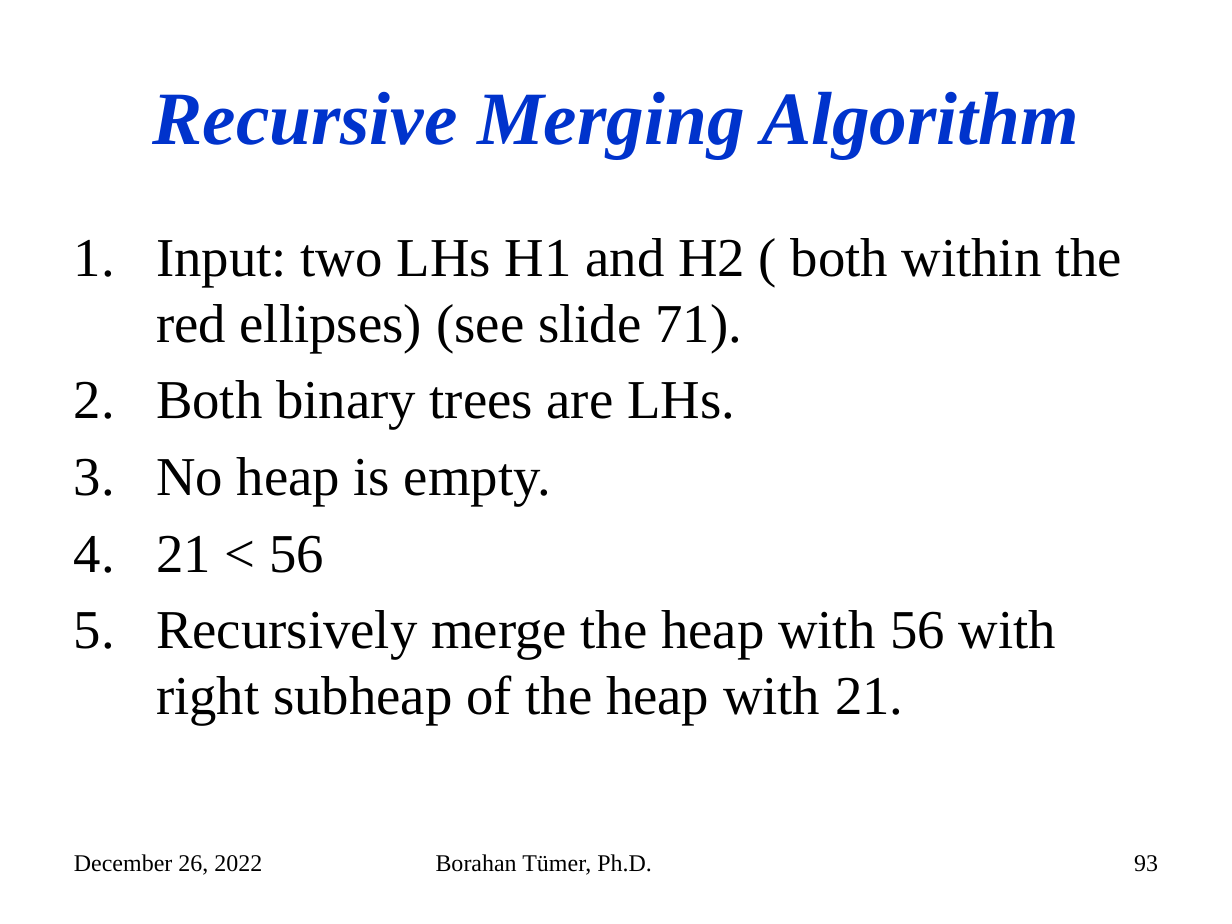
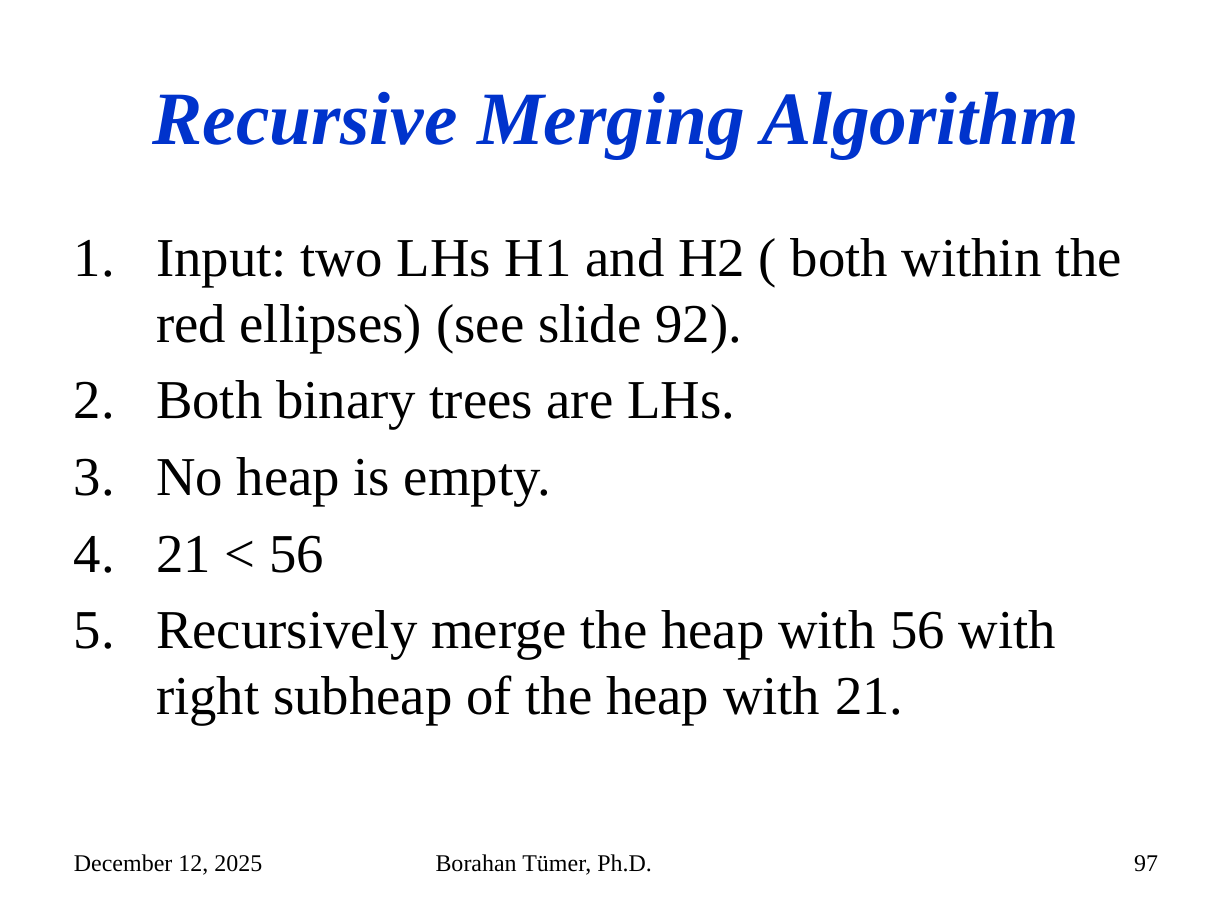
Before and after one commit to mehmetkayacse/cse225, a slide deck: slide 97 of files/Week8.pptx (slide 93 before the commit). Drawn at 1232x924 pixels with LibreOffice and Linux fonts; fonts in the diff are those of the drawing. Boxes give left, top, right and bottom in pixels: in the first picture for what was removed or moved away, otherwise in the second. Text is boxed around its words. In the diff, an @@ line names an element or a change of style, - is before the commit and + after.

```diff
--- a/files/Week8.pptx
+++ b/files/Week8.pptx
@@ text at (156, 238, 1122, 352): text changed @@
-1. Input: two LHs H1 and H2 ( both within the red ellipses) (see slide 71).
+1. Input: two LHs H1 and H2 ( both within the red ellipses) (see slide 92).
@@ text at (74, 854, 262, 875): text changed @@
-December 26, 2022
+December 12, 2025
@@ page number at (1134, 855, 1158, 872): text changed @@
-93
+97
```
Also in this commit, not shown: 140 other slides changed, 4 slides added.
